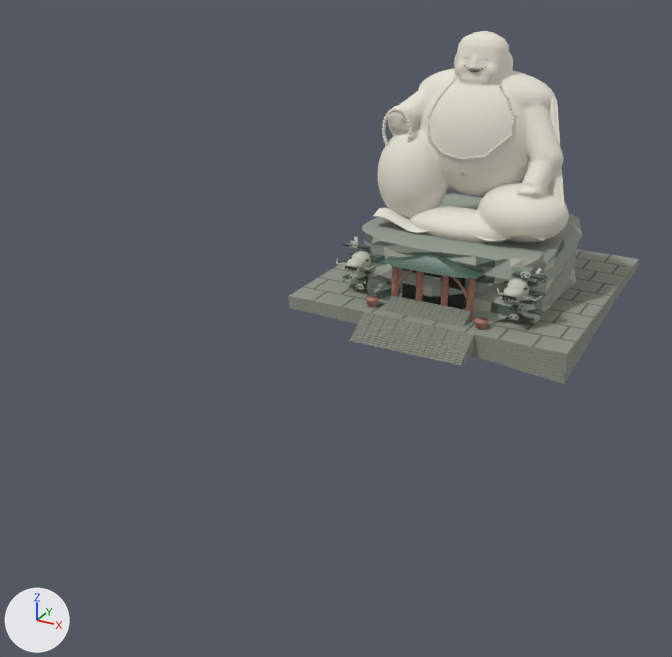
Before and after pictures for a commit that changed the glTF model models/nui-cam-maitreya.glb.
Rendered twice from a camera (50 mm lens) standing at (42.8, -95.0, 48.8) and looking at (-3.7, -10.4, 6.5). Arrows for +X, +Y and +Z are at lower left; the lights stay in place. The older version comes first. Vertices at exactly the same position are counted once.

Objects in the first picture: 'nui-cam-maitreya-near-connected-body', 'nui-cam-maitreya-near-rock-face-robe'.
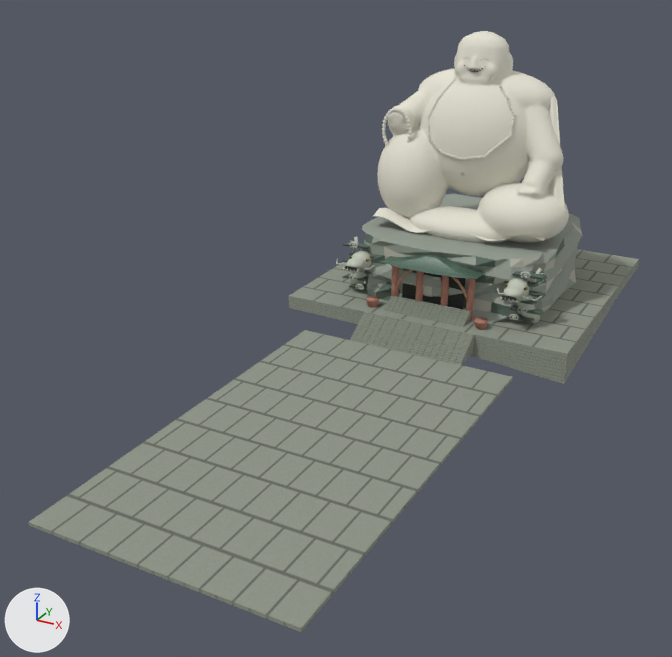
Boxes [x1, y1, x2, y2] around the edits, measured in the pictures (672 x 657 px):
'nui-cam-maitreya-near-rock-face-robe', reshaped (74% wider, 76% taller): before [289, 57, 639, 384]; after [29, 57, 639, 632]
part 1 of me_nui_cam_maitreya_near_rock_face_robe, added: after [29, 330, 513, 632]

Edits to the bpy script that builds the scene:
```text
Change me_nui_cam_maitreya_near_rock_face_robe:
    used by ob_nui_cam_maitreya_near_rock_face_robe; location = (0.0, 0.0, 0.0)
    remove me_nui_cam_maitreya_near_rock_face_robe.from_pydata(...)  # 7354 vertices, 13608 faces; spans x -19.0..19.0, y 0.0..42.0, z -1.5..32.9
    add me_nui_cam_maitreya_near_rock_face_robe.from_pydata(...)  # 7362 vertices, 13620 faces; spans x -19.0..19.0, y -48.0..42.0, z -1.5..32.9
    me_nui_cam_maitreya_near_rock_face_robe part 1: a new loose piece, a box spanning x -14.0..14.0, y -48.0..0.0, z -0.28..0.12, in mat_nui_cam_maitreya_original_atlas
    other edits to the shape of me_nui_cam_maitreya_near_rock_face_robe do not show in these pictures
```
